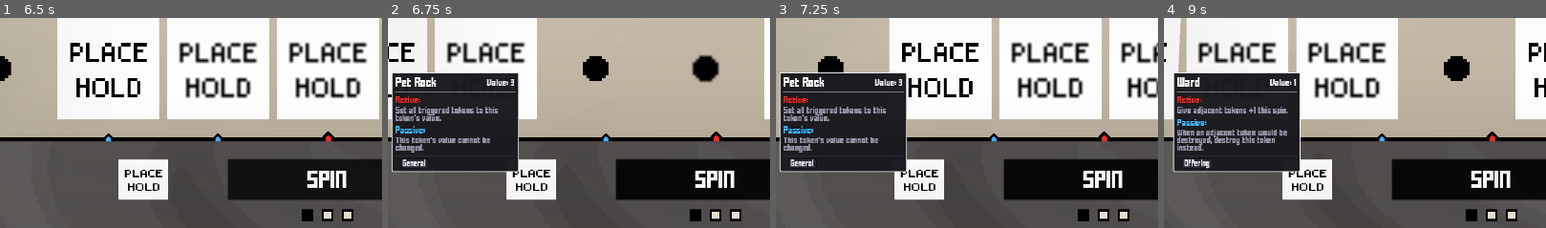
Above: before the commit, frames 1-4 (left to right).
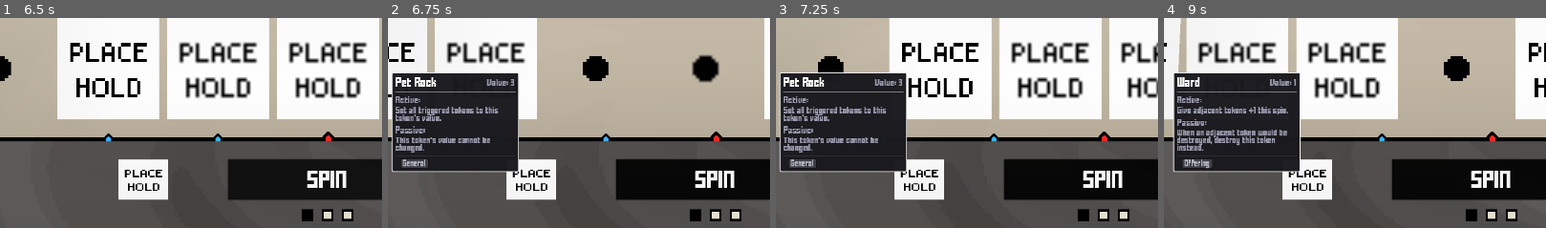
Above: after the commit, the same moments.

Repository: ZhelinWang/one-last-spin
Game: Godot game, scene res://main_ui.tscn
The game is run twice, just before and just after one commit, with the same random seed, the same clock (stepped at 60 frames per second) and the same inputs.
Inputs (mouse positions are % of the whole screen's width and height, from its top left):
- Up to frame 1 (6.5 s): click (11, 47) at 0.5 s; click (25, 47) at 1.27 s; click (40, 47) at 2.02 s; click (54, 47) at 2.77 s; click (69, 47) at 3.52 s; click (83, 47) at 4.27 s; click (97, 47) at 5.02 s; click "Spin" at 5.75 s
- Up to frame 2 (6.75 s): click (7, 47) at 6.52 s
- Up to frame 3 (7.25 s): no input
- Up to frame 4 (9 s): click (14, 47) at 7.27 s; click (2, 47) at 8.02 s; click (8, 47) at 8.77 s
The pictures show only the part of the screen within x 7-57%, y 35-85%; the shares and areas given below are measured in that part.

Frame 1 is identical in both runs. In frame 2, 0.6% of the frame differs, in the area x 2-33%, y 29-71%; in frame 3, 0.6%; in frame 4, 0.6%.

Commit message:
greyed out all peek tile except name

Diff:
--- a/tooltipUI/tokenTooltip.gd
+++ b/tooltipUI/tokenTooltip.gd
@@ -13,8 +13,11 @@
 const PASSIVE_TITLE_COLOR := Color8(66, 182, 255)  # #42b6ff
 const DEFAULT_DESC_COLOR := Color(0.9, 0.9, 0.95)
 const DIM_DESC_COLOR := Color(0.6, 0.6, 0.68)
+const DIM_TITLE_COLOR := Color(0.6, 0.6, 0.68)
 const TAG_BG := Color(0.16, 0.16, 0.2, 0.9)
 const TAG_TEXT := Color(0.92, 0.92, 0.96)
+const DIM_TAG_BG := Color(0.26, 0.26, 0.3, 0.9)
+const DIM_TAG_TEXT := Color(0.72, 0.72, 0.76)
 
 var _built := false
 var _panel_sb: StyleBoxFlat
@@ -34,6 +37,13 @@
 var _active_desc_wrap: MarginContainer
 var _passive_title_wrap: MarginContainer
 var _passive_desc_wrap: MarginContainer
+var dim_active_title_when_dimmed := false
+var dim_passive_title_when_dimmed := false
+var dim_value_when_dimmed := false
+var dim_tags_when_dimmed := false
+var _value_last_color: Color = Color(0.92, 0.92, 0.96)
+var _value_dimmed := false
+var _tag_chips: Array = []
 
 func _ready() -> void:
 	if _built:
@@ -157,22 +167,25 @@
 			temp_color = temp_gain_color
 		elif temp_delta < 0.0:
 			temp_color = temp_loss_color
+	var applied_color := neutral
 	if base_only:
 		_value_label.text = "Value: %d" % base_val
-		_value_label.add_theme_color_override("font_color", neutral)
+		applied_color = neutral
 	else:
 		if has_temp:
 			var temp_str := "%+d" % int(round(temp_delta))
 			_value_label.text = "Value: %d (%s)" % [curr_val, temp_str]
-			_value_label.add_theme_color_override("font_color", temp_color)
+			applied_color = temp_color
 		else:
 			_value_label.text = "Value: %d" % curr_val
 			if curr_val > base_val:
-				_value_label.add_theme_color_override("font_color", temp_gain_color)
+				applied_color = temp_gain_color
 			elif curr_val < base_val:
-				_value_label.add_theme_color_override("font_color", temp_loss_color)
+				applied_color = temp_loss_color
 			else:
-				_value_label.add_theme_color_override("font_color", neutral)
+				applied_color = neutral
+	_value_label.add_theme_color_override("font_color", applied_color)
+	_value_last_color = applied_color
 
 	# Rarity via color only (no rarity text)
 	var rare_col := data.get_color()
@@ -188,6 +201,7 @@
 	if String(data.passiveDescription).strip_edges() != "":
 		has_passive = true
 
+	var dim_all_flag := force_dim_passive
 	_active_title_wrap.visible = has_active
 	_active_desc_wrap.visible = has_active
 	if has_active:
@@ -201,9 +215,11 @@
 	_passive_desc_wrap.visible = has_passive
 	if has_passive:
 		_passive_desc_label.text = String(data.passiveDescription)
+		set_dim_passive(dim_all_flag)
 	else:
 		_passive_desc_label.text = ""
-	set_dim_passive(force_dim_passive if has_passive else false)
+		set_dim_passive(false)
+	set_dim_value(dim_value_when_dimmed)
 
 	# --- Tags with indentation (no title) ---
 	# Wrap tags flow in an indented MarginContainer once (idempotent)
@@ -220,6 +236,7 @@
 
 	# Clear and repopulate tags
 	_clear_node_children(_tags_flow)
+	_tag_chips.clear()
 	var tag_list: PackedStringArray = data.tags
 
 	# Toggle visibility (hide separator and flow when no tags)
@@ -236,7 +253,10 @@
 
 	if has_tags:
 		for t in tag_list:
-			_tags_flow.add_child(_make_tag_chip(t))
+			var chip := _make_tag_chip(t)
+			_tags_flow.add_child(chip)
+			_tag_chips.append(chip)
+	set_dim_tags(dim_tags_when_dimmed)
 
 	reset_size()
 	queue_redraw()
@@ -283,6 +303,7 @@
 	sb.set_content_margin(SIDE_TOP, 5)     # 5px top margin for chip text
 	sb.set_content_margin(SIDE_BOTTOM, 2)
 	chip.add_theme_stylebox_override("panel", sb)
+	chip.set_meta("__tag_stylebox", sb)
 
 	var lbl := Label.new()
 	if pixel_font != null:
@@ -293,6 +314,7 @@
 	lbl.add_theme_color_override("font_outline_color", Color(0, 0, 0))
 	lbl.text = text
 	chip.add_child(lbl)
+	chip.set_meta("__tag_label", lbl)
 	return chip
 
 
@@ -347,6 +369,11 @@
 		_active_desc_label.modulate = DIM_DESC_COLOR
 	else:
 		_active_desc_label.modulate = DEFAULT_DESC_COLOR
+	if _active_title_label != null:
+		var color := ACTIVE_TITLE_COLOR
+		if dim and dim_active_title_when_dimmed:
+			color = DIM_TITLE_COLOR
+		_active_title_label.add_theme_color_override("font_color", color)
 
 func set_dim_passive(dim: bool) -> void:
 	force_dim_passive = dim
@@ -356,3 +383,29 @@
 		_passive_desc_label.modulate = DIM_DESC_COLOR
 	else:
 		_passive_desc_label.modulate = DEFAULT_DESC_COLOR
+	if _passive_title_label != null:
+		var color := PASSIVE_TITLE_COLOR
+		if dim and dim_passive_title_when_dimmed:
+			color = DIM_TITLE_COLOR
+		_passive_title_label.add_theme_color_override("font_color", color)
+
+func set_dim_value(dim: bool) -> void:
+	_value_dimmed = dim
+	if _value_label == null:
+		return
+	if dim and dim_value_when_dimmed:
+		_value_label.add_theme_color_override("font_color", DIM_DESC_COLOR)
+	else:
+		_value_label.add_theme_color_override("font_color", _value_last_color)
+
+func set_dim_tags(dim: bool) -> void:
+	for chip in _tag_chips:
+		if chip == null:
+			continue
+		var sb = chip.get_meta("__tag_stylebox") if chip.has_meta("__tag_stylebox") else null
+		if sb is StyleBoxFlat:
+			(sb as StyleBoxFlat).bg_color = DIM_TAG_BG if dim else TAG_BG
+			chip.queue_redraw()
+		var lbl = chip.get_meta("__tag_label") if chip.has_meta("__tag_label") else null
+		if lbl is Label:
+			(lbl as Label).add_theme_color_override("font_color", DIM_TAG_TEXT if dim else TAG_TEXT)
--- a/tooltipUI/tooltipSpawner.gd
+++ b/tooltipUI/tooltipSpawner.gd
@@ -93,8 +93,14 @@
 		var tip_view := tooltip_node as TokenTooltipView
 		tip_view.force_dim_active = active_dim
 		tip_view.force_dim_passive = dim_all
+		tip_view.dim_active_title_when_dimmed = dim_all
+		tip_view.dim_passive_title_when_dimmed = dim_all
+		tip_view.dim_value_when_dimmed = dim_all
+		tip_view.dim_tags_when_dimmed = dim_all
 		tip_view.set_dim_active(active_dim)
 		tip_view.set_dim_passive(dim_all)
+		tip_view.set_dim_value(dim_all)
+		tip_view.set_dim_tags(dim_all)
 		apply_active_dim = active_dim
 		apply_passive_dim = dim_all
 
@@ -105,6 +111,8 @@
 		if is_token and tooltip_node is TokenTooltipView:
 			(tooltip_node as TokenTooltipView).set_dim_active(apply_active_dim)
 			(tooltip_node as TokenTooltipView).set_dim_passive(apply_passive_dim)
+			(tooltip_node as TokenTooltipView).set_dim_value(apply_passive_dim)
+			(tooltip_node as TokenTooltipView).set_dim_tags(apply_passive_dim)
 	_tooltip.visible = true
 	_position_tooltip()
 
@@ -196,8 +204,14 @@
 		var tip_view := _tooltip as TokenTooltipView
 		tip_view.force_dim_active = desired_active
 		tip_view.force_dim_passive = dim_all
+		tip_view.dim_active_title_when_dimmed = dim_all
+		tip_view.dim_passive_title_when_dimmed = dim_all
+		tip_view.dim_value_when_dimmed = dim_all
+		tip_view.dim_tags_when_dimmed = dim_all
 		tip_view.set_dim_active(desired_active)
 		tip_view.set_dim_passive(dim_all)
+		tip_view.set_dim_value(dim_all)
+		tip_view.set_dim_tags(dim_all)
 
 func _compute_dim_for_owner() -> bool:
 	# Grey out Active when hovering a triggered-but-non-winner slot (±2 around center, excluding center).
